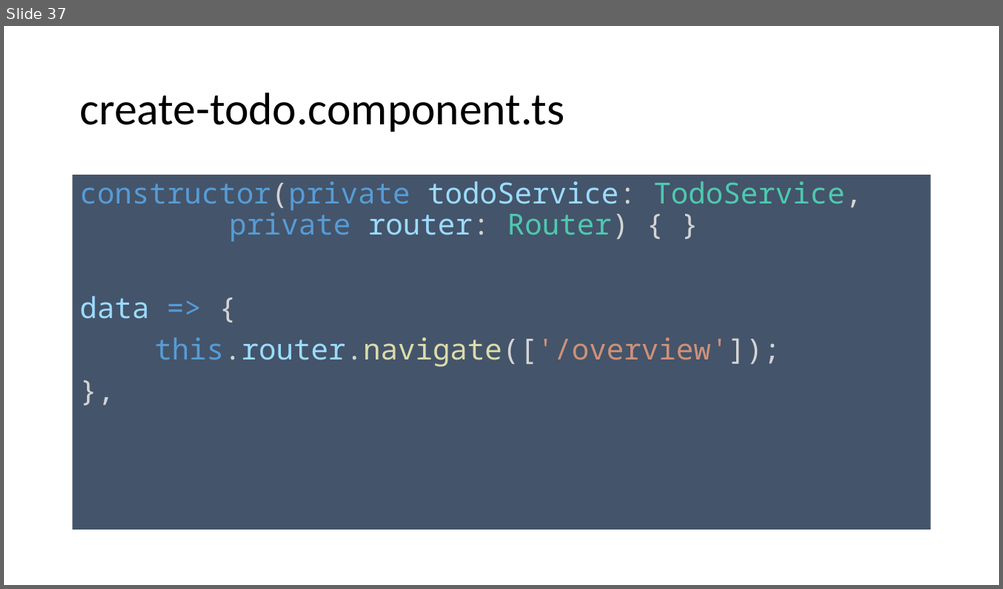
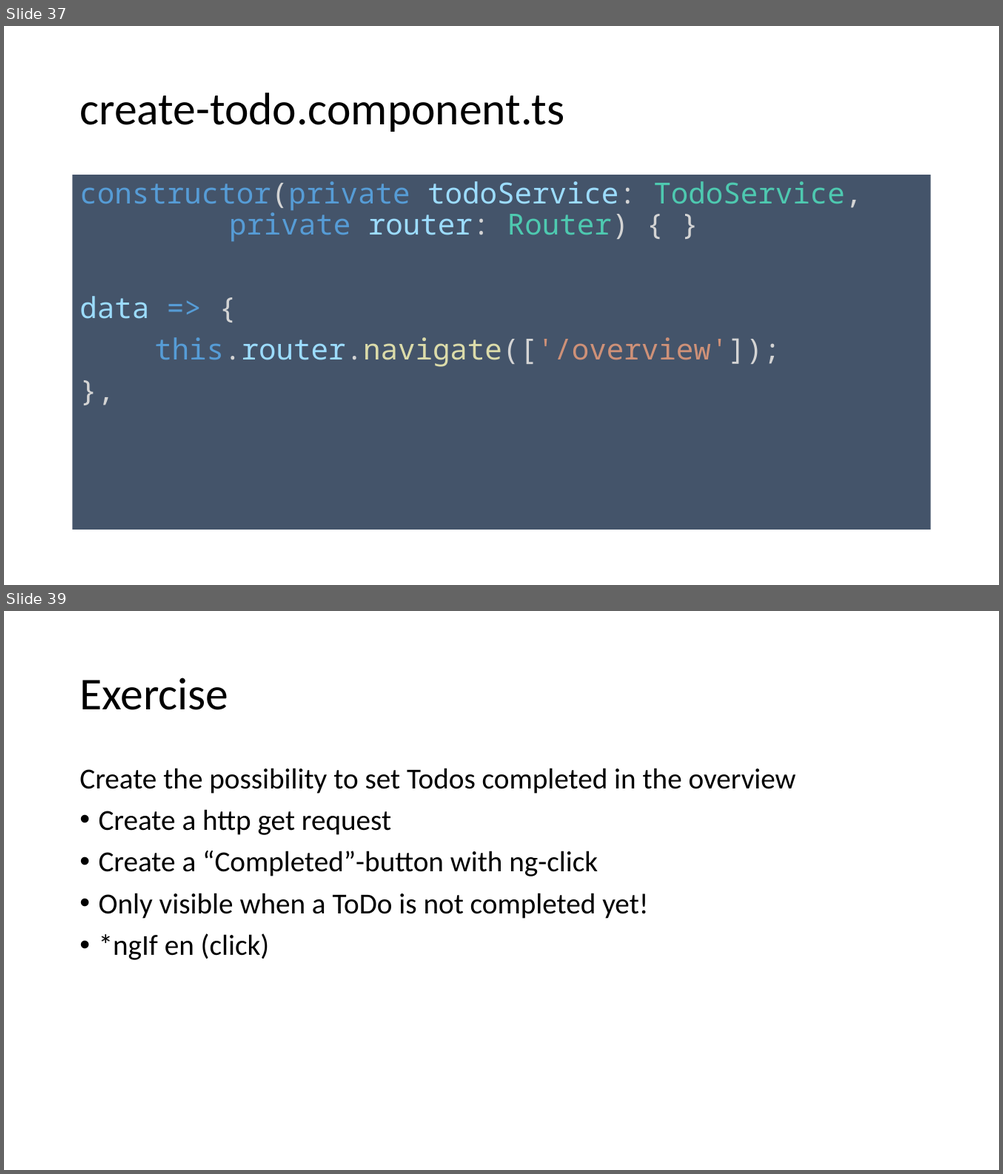
Before and after one commit to spirit-coding/todo-app-aj33349, a slide deck: Angular2.pptx. Shown one above the other, each under a label of ours: slide 37 before the commit, slides 37 and 39 after it; the slides between them are not shown. The pictures are 1003x589 and 1003x1174 pixels, drawn with LibreOffice and Linux fonts; fonts in the diff are those of the drawing. Boxes give left, top, right and bottom in pixels: in the first picture for what was removed or moved away, otherwise in the second. Text is boxed around its words. In the diff, an @@ line names an element or a change of style, - is before the commit and + after.

```diff
--- a/Angular2.pptx
+++ b/Angular2.pptx
@@ slide 39 added at [4,611,999,1170], background #FFFFFF @@
@@ title added at [79,678,228,710], 44 pt, text #000000 @@
+Exercise
@@ text added at [79,768,796,960], 28 pt, text #000000 @@
+Create the possibility to set Todos completed in the overview
+• Create a http get request
+• Create a “Completed”-button with ng-click
+• Only visible when a ToDo is not completed yet!
+• *ngIf en (click)
```
Also in this commit, not shown: 2 slides changed, 6 other slides added, 1 slide removed.
